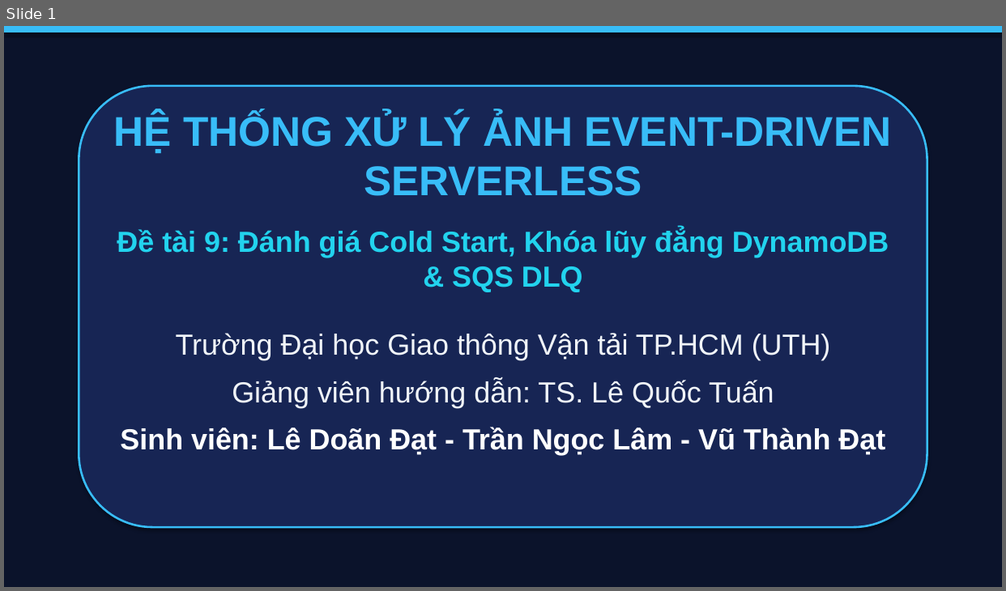
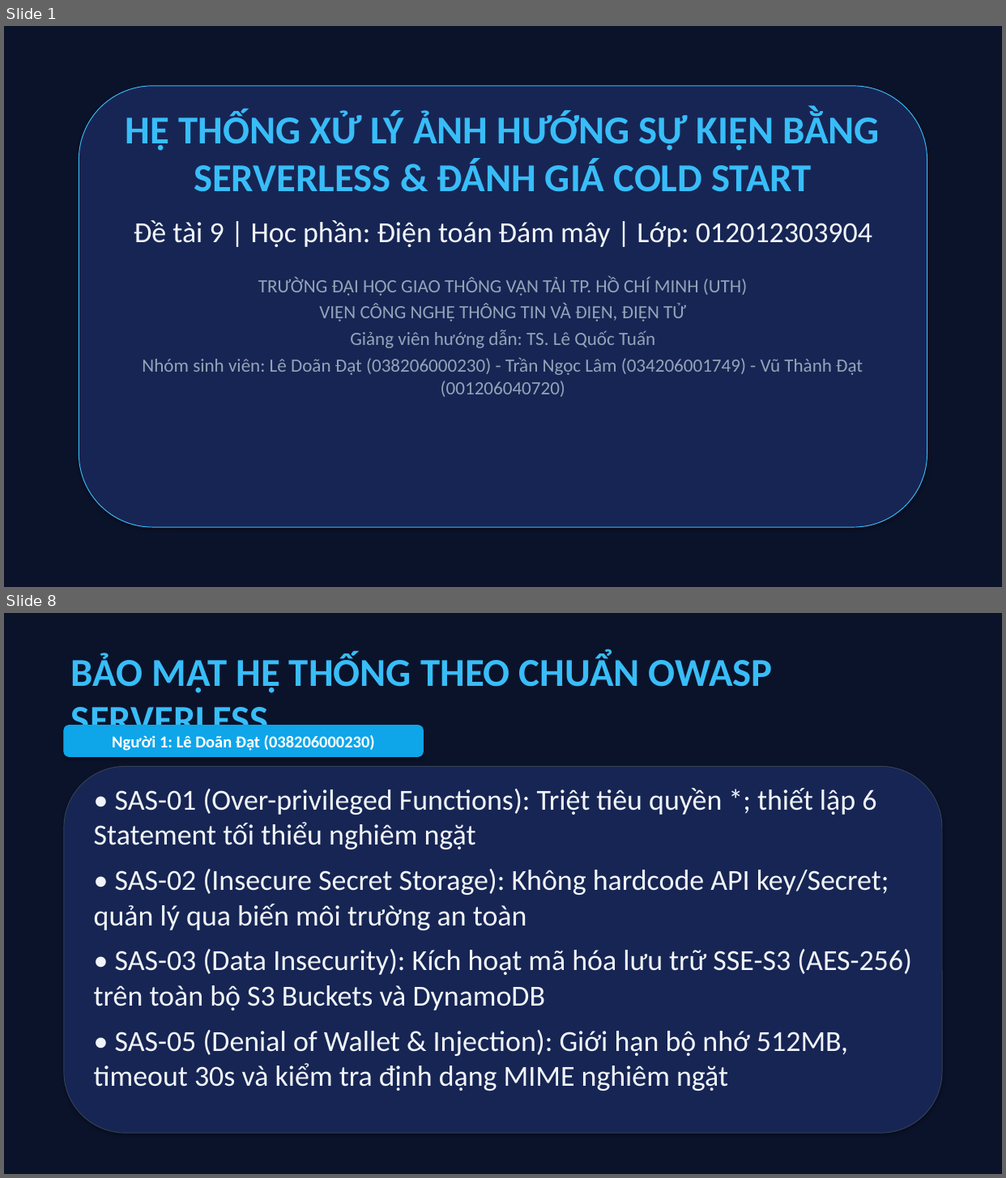
Before and after one commit to datdanghoccode/DTDM_XuLyAnh_Serverless, a slide deck: docs/DTDM_ThuyetTrinh_DeTai9.pptx. Shown one above the other, each under a label of ours: slide 1 before the commit, slides 1 and 8 after it; the slides between them are not shown. The pictures are 1006x591 and 1006x1178 pixels, drawn with LibreOffice and Linux fonts; fonts in the diff are those of the drawing. Boxes give left, top, right and bottom in pixels: in the first picture for what was removed or moved away, otherwise in the second. Text is boxed around its words. In the diff, an @@ line names an element or a change of style, - is before the commit and + after.

Commit message:
docs: cap nhat 24 slide thuyet trinh 3 thanh vien va bieu do minh chung

```diff
--- a/docs/DTDM_ThuyetTrinh_DeTai9.pptx
+++ b/docs/DTDM_ThuyetTrinh_DeTai9.pptx
@@ slide 8 added at bbox=[4, 613, 1002, 1174], background #FFFFFF @@
@@ rectangle added at bbox=[4, 613, 1002, 1174], fill #0B132B, outline #0B132B 0.75 pt @@
@@ text added at bbox=[71, 653, 773, 743], 38 pt, text #38BDF8, bold @@
+BẢO MẬT HỆ THỐNG THEO CHUẨN OWASP SERVERLESS
@@ rounded rectangle added at bbox=[64, 726, 424, 756], fill #0EA5E9, outline #0EA5E9 0.75 pt, 16 pt, text #FFFFFF, bold @@
+Người 1: Lê Doãn Đạt (038206000230)
@@ rounded rectangle added at bbox=[64, 766, 942, 1133], fill #172554, outline #334155 0.75 pt @@
@@ text added at bbox=[94, 788, 912, 1091], 28 pt, text #F1F5F9 @@
+• SAS-01 (Over-privileged Functions): Triệt tiêu quyền *; thiết lập 6 Statement tối thiểu nghiêm ngặt
+• SAS-02 (Insecure Secret Storage): Không hardcode API key/Secret; quản lý qua biến môi trường an toàn
+• SAS-03 (Data Insecurity): Kích hoạt mã hóa lưu trữ SSE-S3 (AES-256) trên toàn bộ S3 Buckets và DynamoDB
+• SAS-05 (Denial of Wallet & Injection): Giới hạn bộ nhớ 512MB, timeout 30s và kiểm tra định dạng MIME nghiêm ngặt
@@ slide 1 changed as well @@
@@ rectangle removed at bbox=[4, 26, 1002, 32] @@
@@ rounded rectangle at bbox=[79, 86, 927, 527]: outline #38BDF8 2 pt to #38BDF8 0.75 pt @@
@@ text at bbox=[126, 111, 880, 322]: text changed; size 28 to 18 pt; font Arial to Calibri; text colour #22D3EE to #94A3B8; bold off @@
-HỆ THỐNG XỬ LÝ ẢNH EVENT-DRIVEN SERVERLESS
-Đề tài 9: Đánh giá Cold Start, Khóa lũy đẳng DynamoDB & SQS DLQ
-Trường Đại học Giao thông Vận tải TP.HCM (UTH)
+HỆ THỐNG XỬ LÝ ẢNH HƯỚNG SỰ KIỆN BẰNG SERVERLESS & ĐÁNH GIÁ COLD START
+Đề tài 9 | Học phần: Điện toán Đám mây | Lớp: 012012303904
+TRƯỜNG ĐẠI HỌC GIAO THÔNG VẬN TẢI TP. HỒ CHÍ MINH (UTH)
+VIỆN CÔNG NGHỆ THÔNG TIN VÀ ĐIỆN, ĐIỆN TỬ
@@ text at bbox=[350, 330, 655, 348]: size 28 to 18 pt, font Arial to Calibri, text colour #F1F5F9 to #94A3B8 in "Giảng viên hướng dẫn: TS. Lê Quốc ..."; less space between paragraphs @@
@@ text at bbox=[142, 358, 863, 397]: text changed; size 28 to 18 pt; font Arial to Calibri; text colour #FFFFFF to #94A3B8; bold off @@
-Sinh viên: Lê Doãn Đạt - Trần Ngọc Lâm - Vũ Thành Đạt
+Nhóm sinh viên: Lê Doãn Đạt (038206000230) - Trần Ngọc Lâm (034206001749) - Vũ Thành Đạt (001206040720)
```
Also in this commit, not shown: 2 other slides changed, 20 other slides added, 11 slides removed, 4 other files.
